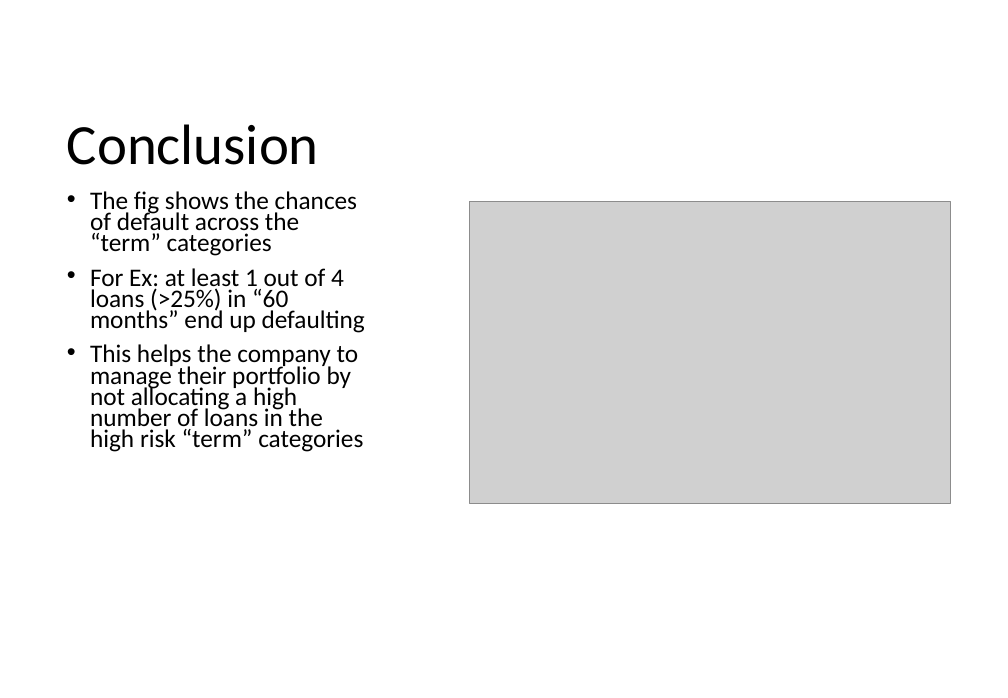
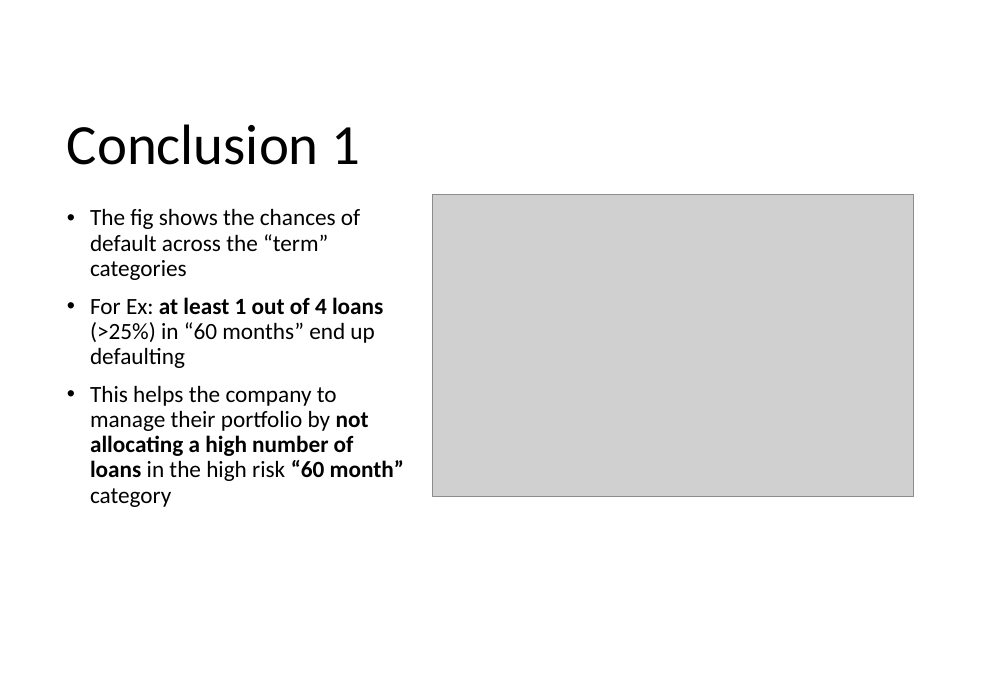
Before and after one commit to krishnajiraoh/upGrad_lending_club_case_study, a slide deck: slide 1 of Insights.pptx (slide 4 before the commit). Drawn at 1008x698 pixels with LibreOffice and Linux fonts; fonts in the diff are those of the drawing; grey boxes stand for pictures. Boxes give left, top, right and bottom in pixels: in the first picture for what was removed or moved away, otherwise in the second. Text is boxed around its words. In the diff, an @@ line names an element or a change of style, - is before the commit and + after.

```diff
--- a/Insights.pptx
+++ b/Insights.pptx
@@ title at (67, 124, 361, 165): text changed @@
-Conclusion
+Conclusion 1
@@ text "The fig shows the chances ...": place and size @@
-text "The fig shows the chances ..." at (90, 191, 365, 452)
+text "The fig shows the chances ..." at (90, 209, 404, 507)
@@ text at (90, 209, 383, 368): size 19.6 to 18 pt in "The fig shows the chances of default ...", "For Ex: at least 1 out of ..."; bold on in "at least 1 out of 4 loans"; line spacing 0.7 to 0.9 @@
@@ picture: place and size @@
-picture at (470, 201, 951, 504)
+picture at (433, 195, 914, 497)
@@ text at (90, 386, 404, 507): text changed; size 19.6 to 18 pt @@
-• This helps the company to manage their portfolio by not allocating a high number of loans in the high risk “term” categories
+• This helps the company to manage their portfolio by not allocating a high number of loans in the high risk “60 month” category
```
Also in this commit, not shown: 4 other slides changed, 2 slides added, 3 slides removed.
